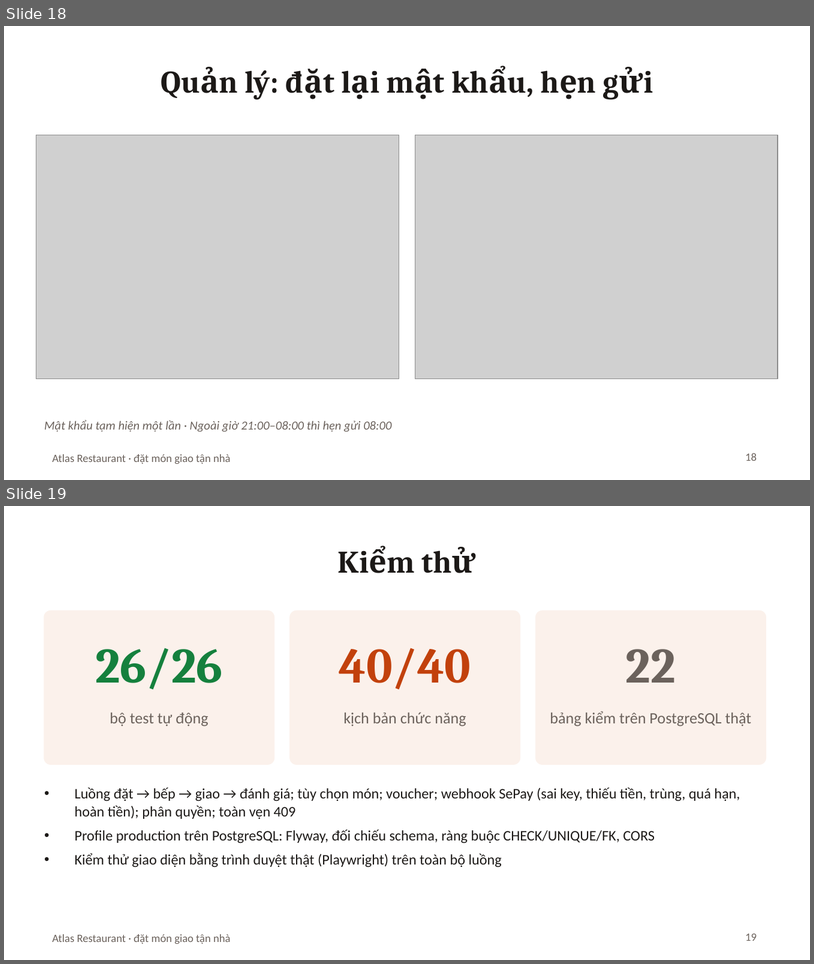
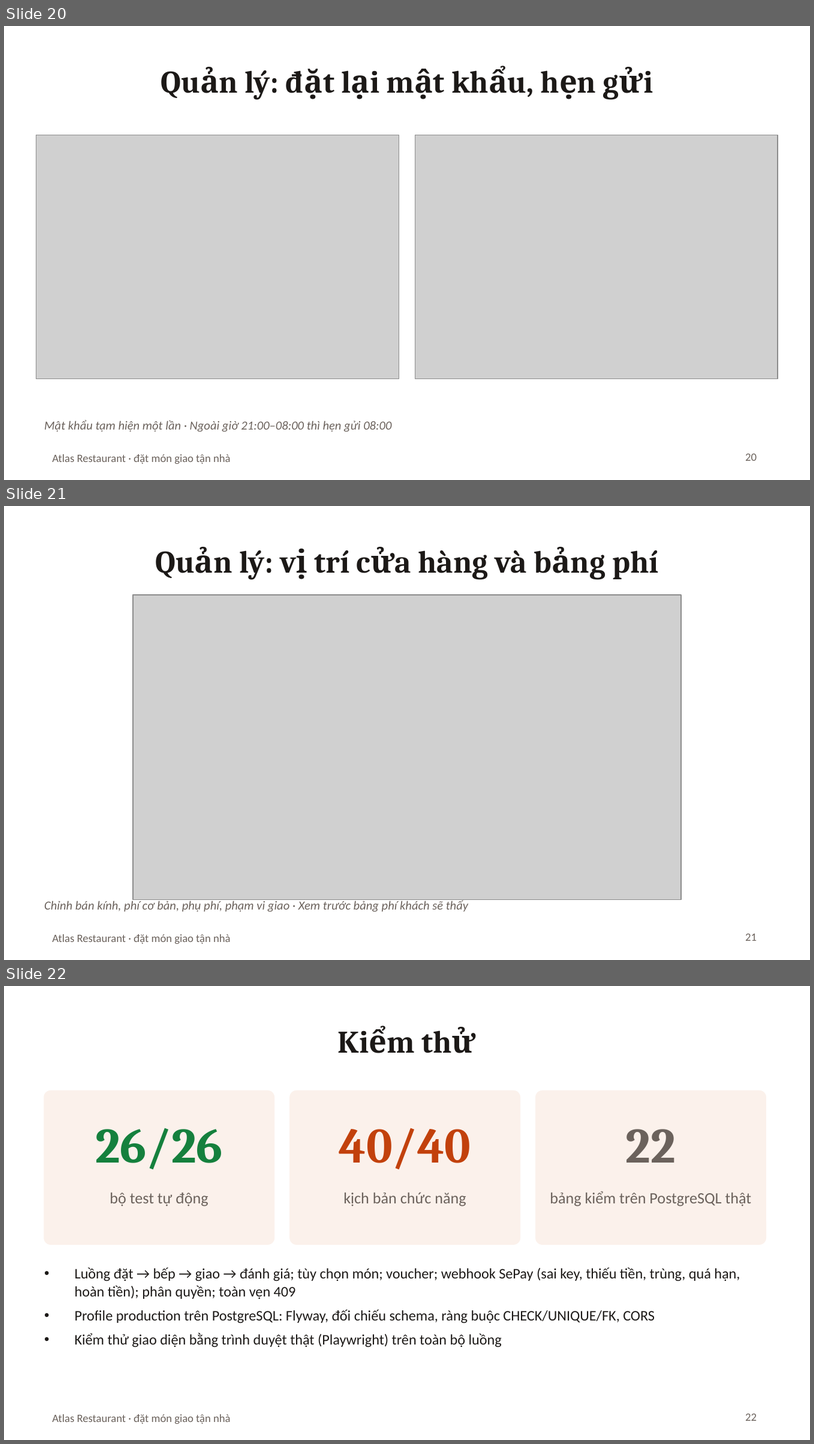
Before and after one commit to Anpham120/restaurant-ordering-mobile, a slide deck: docs/Slide_BTL_AtlasRestaurant.pptx. Shown one above the other, each under a label of ours: slides 18 and 19 before the commit, slides 20, 21 and 22 after it. The pictures are 814x964 and 814x1444 pixels, drawn with LibreOffice and Linux fonts; fonts in the diff are those of the drawing; grey boxes stand for pictures. Boxes give left, top, right and bottom in pixels: in the first picture for what was removed or moved away, otherwise in the second. Text is boxed around its words. In the diff, an @@ line names an element or a change of style, - is before the commit and + after.

```diff
--- a/docs/Slide_BTL_AtlasRestaurant.pptx
+++ b/docs/Slide_BTL_AtlasRestaurant.pptx
@@ slide 21 added at box(4, 506, 810, 960), background #FFFFFF; not listed: 1 template element that a slide beside it also shows @@
@@ title added at box(239, 550, 659, 580), 28 pt, text #1C1917, bold @@
+Quản lý: vị trí cửa hàng và bảng phí
@@ picture added at box(133, 595, 681, 900) @@
@@ text added at box(44, 899, 468, 912), 11 pt, text #6B625C, italic @@
+Chỉnh bán kính, phí cơ bản, phụ phí, phạm vi giao · Xem trước bảng phí khách sẽ thấy
@@ page number added at box(746, 933, 757, 940), 10 pt, text #6B625C @@
+21
@@ what was slide 18 is now slide 20 @@
@@ page number at box(746, 453, 757, 460): text changed @@
-18
+20
@@ what was slide 19 is now slide 22 @@
@@ page number at box(746, 1413, 757, 1420): text changed @@
-19
+22
```
Also in this commit, not shown: 5 slides changed, 2 other slides added, 9 other files.
